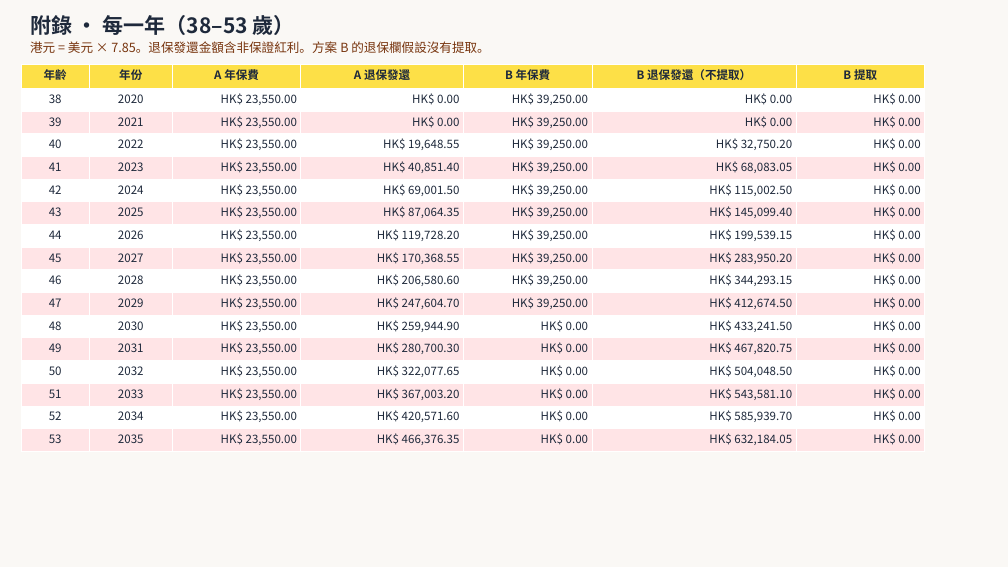
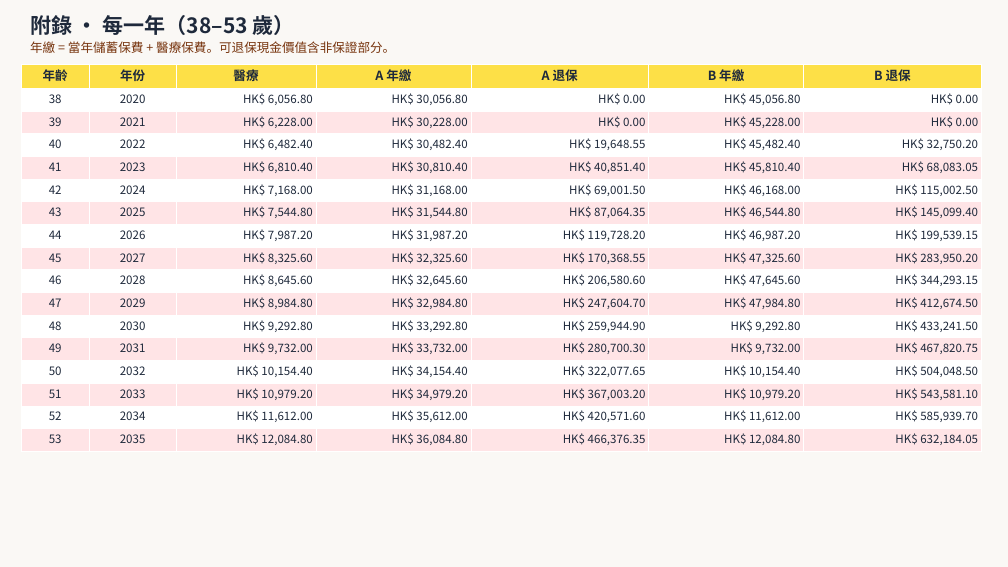
Before and after one commit to tomchan212/AIA-AS, a slide deck: slide 18 of blueprint/mandy.pptx. Drawn at 1008x567 pixels with LibreOffice and Linux fonts; fonts in the diff are those of the drawing. Boxes give left, top, right and bottom in pixels: in the first picture for what was removed or moved away, otherwise in the second. Text is boxed around its words. In the diff, an @@ line names an element or a change of style, - is before the commit and + after.

```diff
--- a/blueprint/mandy.pptx
+++ b/blueprint/mandy.pptx
@@ text at (x1=30, y1=41, x2=395, y2=53): text changed @@
-港元 = 美元 × 7.85。退保發還金額含非保證紅利。方案 B 的退保欄假設沒有提取。
+年繳 = 當年儲蓄保費 + 醫療保費。可退保現金價值含非保證部分。
@@ table at (x1=21, y1=64, x2=982, y2=451) @@
-row 1: 年齡 | 年份 | A 年保費 | A 退保發還 | B 年保費 | B 退保發還（不提取） | B 提取
+row 1: 年齡 | 年份 | 醫療 | A 年繳 | A 退保 | B 年繳 | B 退保
-row 2: 38 | 2020 | HK$ 23,550.00 | HK$ 0.00 | HK$ 39,250.00 | HK$ 0.00 | HK$ 0.00
+row 2: 38 | 2020 | HK$ 6,056.80 | HK$ 30,056.80 | HK$ 0.00 | HK$ 45,056.80 | HK$ 0.00
-row 3: 39 | 2021 | HK$ 23,550.00 | HK$ 0.00 | HK$ 39,250.00 | HK$ 0.00 | HK$ 0.00
+row 3: 39 | 2021 | HK$ 6,228.00 | HK$ 30,228.00 | HK$ 0.00 | HK$ 45,228.00 | HK$ 0.00
-row 4: 40 | 2022 | HK$ 23,550.00 | HK$ 19,648.55 | HK$ 39,250.00 | HK$ 32,750.20 | HK$ 0.00
+row 4: 40 | 2022 | HK$ 6,482.40 | HK$ 30,482.40 | HK$ 19,648.55 | HK$ 45,482.40 | HK$ 32,750.20
-row 5: 41 | 2023 | HK$ 23,550.00 | HK$ 40,851.40 | HK$ 39,250.00 | HK$ 68,083.05 | HK$ 0.00
+row 5: 41 | 2023 | HK$ 6,810.40 | HK$ 30,810.40 | HK$ 40,851.40 | HK$ 45,810.40 | HK$ 68,083.05
-row 6: 42 | 2024 | HK$ 23,550.00 | HK$ 69,001.50 | HK$ 39,250.00 | HK$ 115,002.50 | HK$ 0.00
+row 6: 42 | 2024 | HK$ 7,168.00 | HK$ 31,168.00 | HK$ 69,001.50 | HK$ 46,168.00 | HK$ 115,002.50
-row 7: 43 | 2025 | HK$ 23,550.00 | HK$ 87,064.35 | HK$ 39,250.00 | HK$ 145,099.40 | HK$ 0.00
+row 7: 43 | 2025 | HK$ 7,544.80 | HK$ 31,544.80 | HK$ 87,064.35 | HK$ 46,544.80 | HK$ 145,099.40
-row 8: 44 | 2026 | HK$ 23,550.00 | HK$ 119,728.20 | HK$ 39,250.00 | HK$ 199,539.15 | HK$ 0.00
+row 8: 44 | 2026 | HK$ 7,987.20 | HK$ 31,987.20 | HK$ 119,728.20 | HK$ 46,987.20 | HK$ 199,539.15
-row 9: 45 | 2027 | HK$ 23,550.00 | HK$ 170,368.55 | HK$ 39,250.00 | HK$ 283,950.20 | HK$ 0.00
+row 9: 45 | 2027 | HK$ 8,325.60 | HK$ 32,325.60 | HK$ 170,368.55 | HK$ 47,325.60 | HK$ 283,950.20
-row 10: 46 | 2028 | HK$ 23,550.00 | HK$ 206,580.60 | HK$ 39,250.00 | HK$ 344,293.15 | HK$ 0.00
+row 10: 46 | 2028 | HK$ 8,645.60 | HK$ 32,645.60 | HK$ 206,580.60 | HK$ 47,645.60 | HK$ 344,293.15
-row 11: 47 | 2029 | HK$ 23,550.00 | HK$ 247,604.70 | HK$ 39,250.00 | HK$ 412,674.50 | HK$ 0.00
+row 11: 47 | 2029 | HK$ 8,984.80 | HK$ 32,984.80 | HK$ 247,604.70 | HK$ 47,984.80 | HK$ 412,674.50
-row 12: 48 | 2030 | HK$ 23,550.00 | HK$ 259,944.90 | HK$ 0.00 | HK$ 433,241.50 | HK$ 0.00
+row 12: 48 | 2030 | HK$ 9,292.80 | HK$ 33,292.80 | HK$ 259,944.90 | HK$ 9,292.80 | HK$ 433,241.50
-row 13: 49 | 2031 | HK$ 23,550.00 | HK$ 280,700.30 | HK$ 0.00 | HK$ 467,820.75 | HK$ 0.00
+row 13: 49 | 2031 | HK$ 9,732.00 | HK$ 33,732.00 | HK$ 280,700.30 | HK$ 9,732.00 | HK$ 467,820.75
-row 14: 50 | 2032 | HK$ 23,550.00 | HK$ 322,077.65 | HK$ 0.00 | HK$ 504,048.50 | HK$ 0.00
+row 14: 50 | 2032 | HK$ 10,154.40 | HK$ 34,154.40 | HK$ 322,077.65 | HK$ 10,154.40 | HK$ 504,048.50
-row 15: 51 | 2033 | HK$ 23,550.00 | HK$ 367,003.20 | HK$ 0.00 | HK$ 543,581.10 | HK$ 0.00
+row 15: 51 | 2033 | HK$ 10,979.20 | HK$ 34,979.20 | HK$ 367,003.20 | HK$ 10,979.20 | HK$ 543,581.10
-row 16: 52 | 2034 | HK$ 23,550.00 | HK$ 420,571.60 | HK$ 0.00 | HK$ 585,939.70 | HK$ 0.00
+row 16: 52 | 2034 | HK$ 11,612.00 | HK$ 35,612.00 | HK$ 420,571.60 | HK$ 11,612.00 | HK$ 585,939.70
-row 17: 53 | 2035 | HK$ 23,550.00 | HK$ 466,376.35 | HK$ 0.00 | HK$ 632,184.05 | HK$ 0.00
+row 17: 53 | 2035 | HK$ 12,084.80 | HK$ 36,084.80 | HK$ 466,376.35 | HK$ 12,084.80 | HK$ 632,184.05
@@ size 11 to 12 pt in "年齡", "年份" @@
@@ table resized from (x1=21, y1=64, x2=925, y2=451) to (x1=21, y1=64, x2=982, y2=451) @@
```
Also in this commit, not shown: 13 other slides changed, 7 slides added, 7 slides removed, 10 other files.
